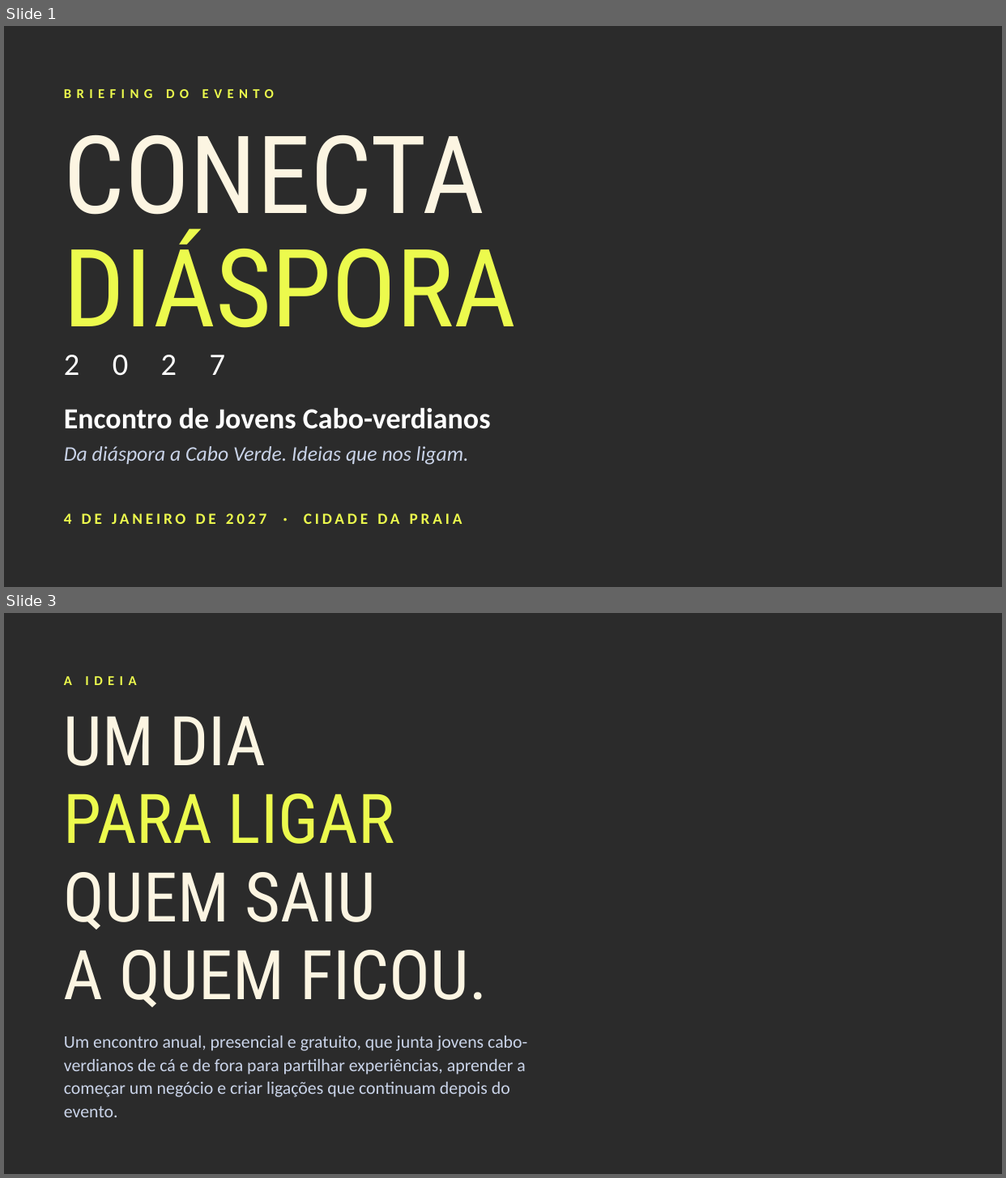
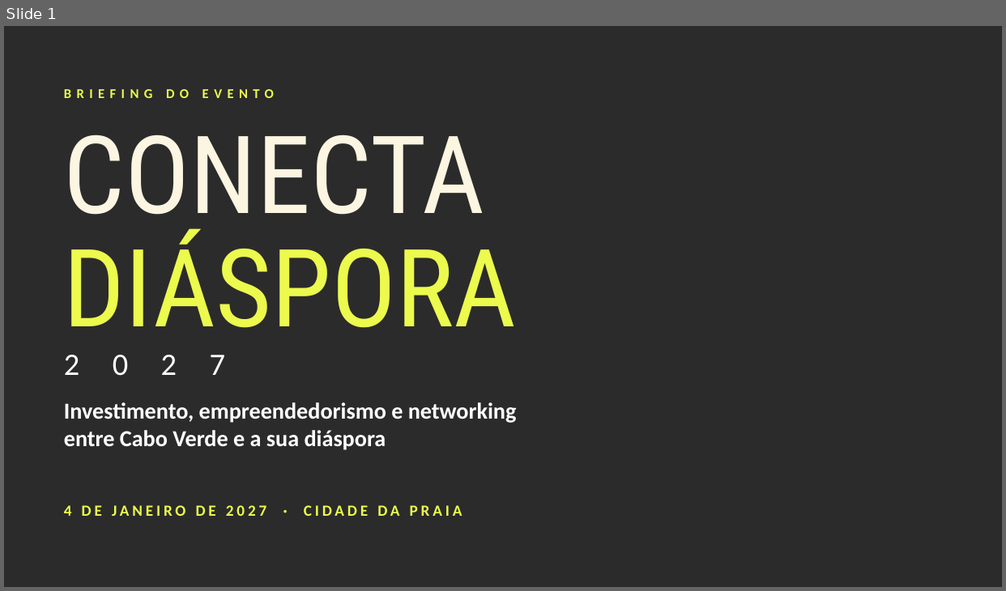
Before and after one commit to YAxbairro/claude, a slide deck: apresentacao/Conecta_Diaspora_Briefing.pptx. Shown one above the other, each under a label of ours: slides 1 and 3 before the commit, slide 1 after it; the slides between them are not shown. The pictures are 1006x1178 and 1006x591 pixels, drawn with LibreOffice and Linux fonts; fonts in the diff are those of the drawing; background and template pictures are left out; a plain dark background stands for a picture behind light text. Boxes give left, top, right and bottom in pixels: in the first picture for what was removed or moved away, otherwise in the second. Text is boxed around its words. In the diff, an @@ line names an element or a change of style, - is before the commit and + after.

```diff
--- a/apresentacao/Conecta_Diaspora_Briefing.pptx
+++ b/apresentacao/Conecta_Diaspora_Briefing.pptx
@@ slide 3 removed at box(4, 613, 1002, 1174), background picture (left out) @@
@@ text removed at box(64, 676, 136, 685) @@
-A IDEIA
@@ text removed at box(64, 716, 487, 1007) @@
-UM DIA
-PARA LIGAR
-QUEM SAIU
-A QUEM FICOU.
@@ text removed at box(64, 1036, 527, 1118) @@
-Um encontro anual, presencial e gratuito, que junta jovens cabo-verdianos de cá e de fora para partilhar experiências, aprender a começar um negócio e criar ligações que continuam depois do evento.
@@ slide 1 changed as well @@
@@ text at box(64, 403, 517, 450): text changed; size 28 to 22 pt @@
-Encontro de Jovens Cabo-verdianos
+Investimento, empreendedorismo e networking entre Cabo Verde e a sua diáspora
@@ text "Investimento, empreendedorismo e networking entre ..." at box(64, 403, 517, 450): vertical alignment middle to top @@
@@ text removed at box(64, 446, 469, 465) @@
-Da diáspora a Cabo Verde. Ideias que nos ligam.
@@ text "4 DE JANEIRO DE 2027 ...": place and size @@
-text "4 DE JANEIRO DE 2027 ..." at box(64, 514, 462, 524)
+text "4 DE JANEIRO DE 2027 ..." at box(64, 506, 462, 516)
```
Also in this commit, not shown: 2 other slides changed, 7 slides added, 4 other slides removed, 2 other files.
